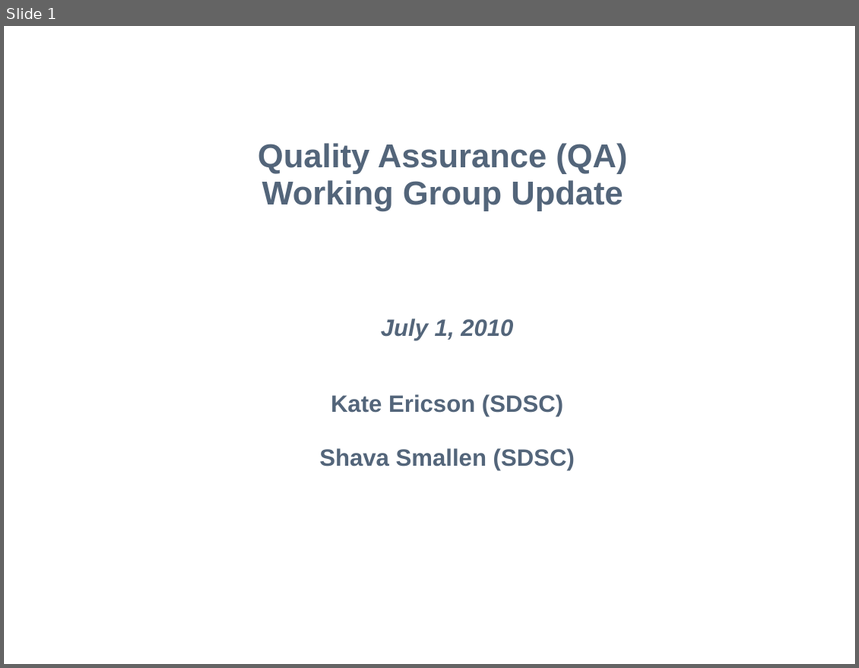
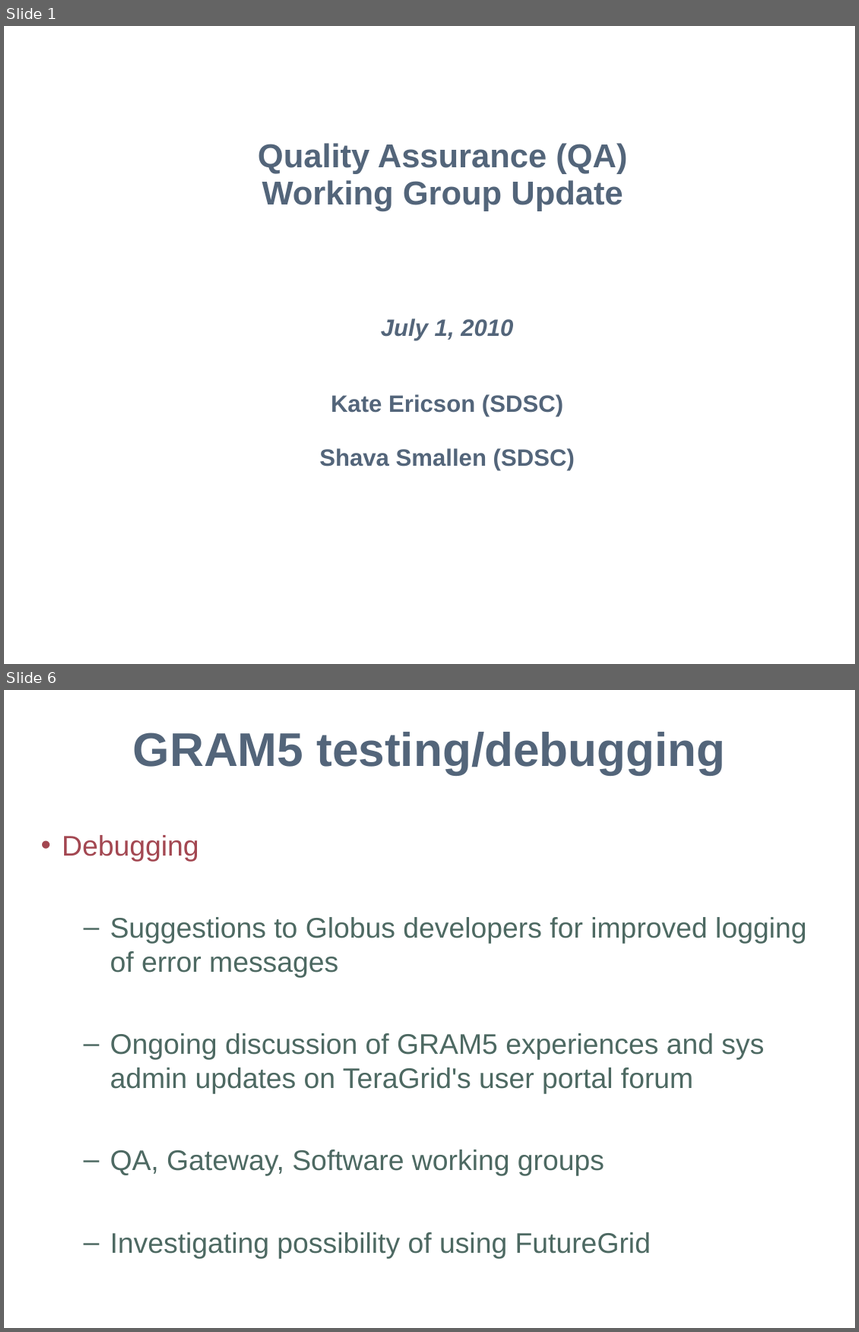
Before and after one commit to IncaProject/inca-xsede, a slide deck: xsede/mgmt/2010/Qa-wg-update-july10.ppt. Shown one above the other, each under a label of ours: slide 1 before the commit, slides 1 and 6 after it; the slides between them are not shown. The pictures are 859x668 and 859x1332 pixels, drawn with LibreOffice and Linux fonts; fonts in the diff are those of the drawing; background and template pictures are left out. Boxes give left, top, right and bottom in pixels: in the first picture for what was removed or moved away, otherwise in the second. Text is boxed around its words. In the diff, an @@ line names an element or a change of style, - is before the commit and + after.

```diff
--- a/xsede/mgmt/2010/Qa-wg-update-july10.ppt
+++ b/xsede/mgmt/2010/Qa-wg-update-july10.ppt
@@ slide 6 added at [4,690,855,1328], background #FFFFFF @@
@@ title added at [133,732,725,774], 40 pt, text #53657A, bold @@
+GRAM5 testing/debugging
@@ text added at [62,835,807,1258], 24 pt, text #4D6962 @@
+• Debugging
+  – Suggestions to Globus developers for improved logging of error messages
+  – Ongoing discussion of GRAM5 experiences and sys admin updates on TeraGrid's user portal forum
+  – QA, Gateway, Software working groups
+  – Investigating possibility of using FutureGrid
```
Also in this commit, not shown: 4 slides changed, 2 other slides added.
